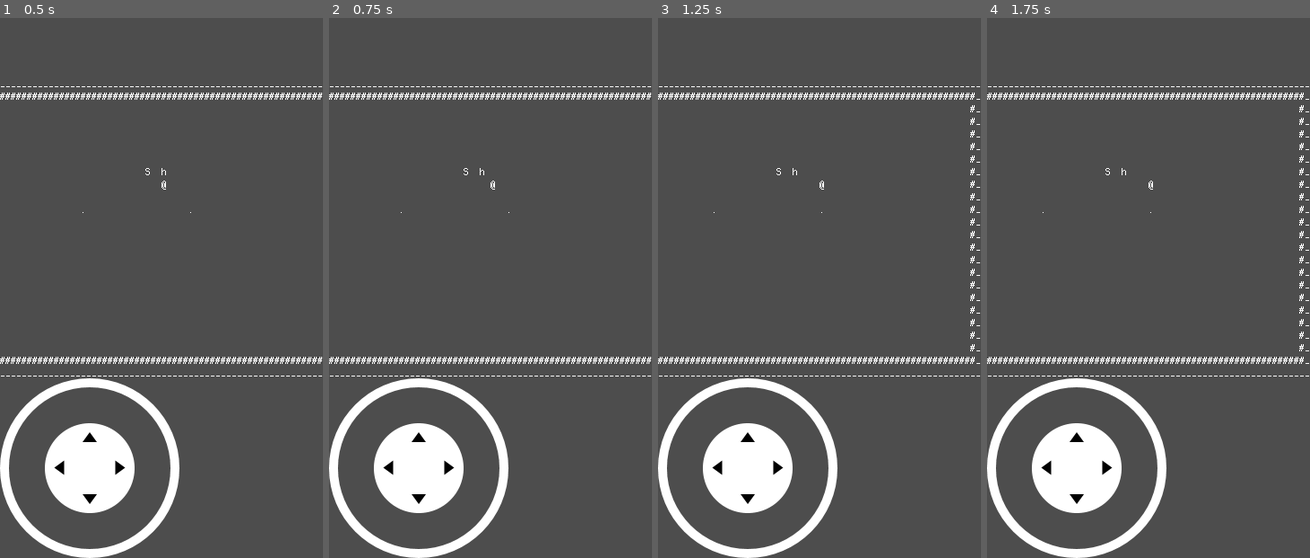
Above: before the commit, frames 1-4 (left to right).
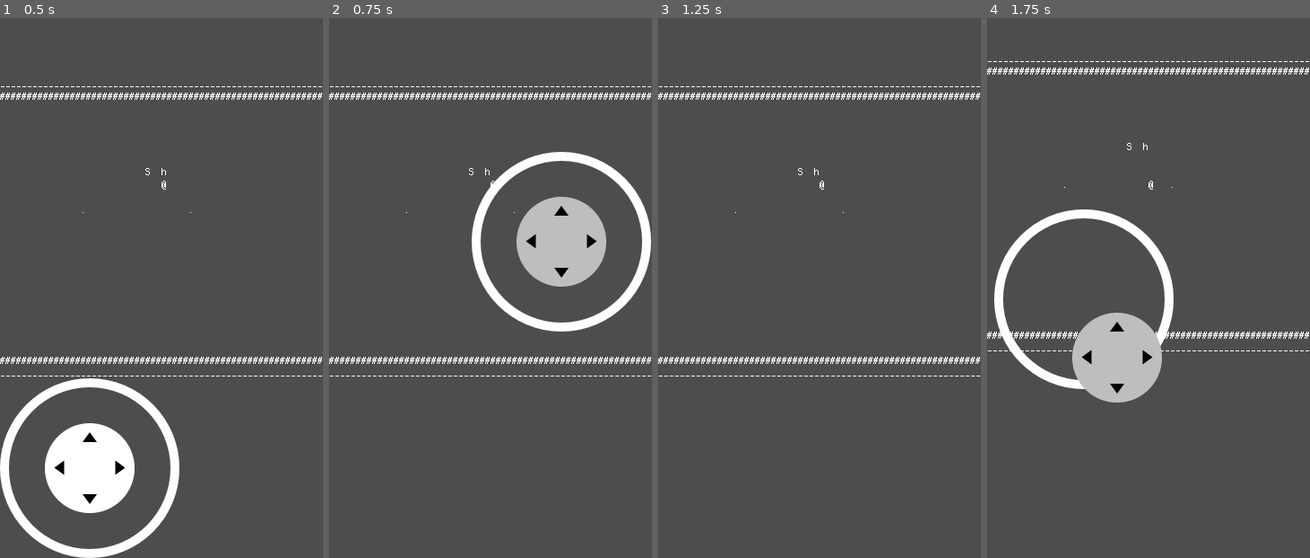
Above: after the commit, the same moments.

Repository: s6industries/project-x
Game: Godot game, scene res://world.tscn
Same seed, same stepped clock (60 frames per second), same inputs: the game is played once before the commit and once after it.
Inputs (mouse positions are in pixels of both pictures, inside the frame that each line leads up to):
- Up to frame 1 (0.5 s): no input
- Up to frame 2 (0.75 s): tap Enter at 0.5 s; move the mouse to (561, 239) at 0.52 s; hold Right (ui_right) from 0.53 s (still down); tap T at 0.6 s; click (561, 239) at 0.67 s
- Up to frame 3 (1.25 s): keep holding Right (ui_right)
- Up to frame 4 (1.75 s): release Right (ui_right) at 1.25 s; drag from (1083, 298) to (1132, 385) at 1.27 s

Frame 1 is identical in both runs. In frame 2, 13% of the frame differs, in the area x 0-100%, y 24-100%; in frame 3, 6.9%; in frame 4, 15%, in the area x 0-100%, y 7-100%.

Commit message:
Clean up code, remove debug statements, change joystick mode back to dynamic.

Diff:
--- a/joystick/joystick.gd
+++ b/joystick/joystick.gd
@@ -46,19 +46,12 @@
 	set(value):
 		_pressed = value
 
-#var _pressed := false setget , is_pressed
-#func is_pressed() -> bool:
-#	return _pressed
-
 # The joystick output.
 var _output: Vector2 = Vector2.ZERO :
 	get:
 		return _output
 	set(value):
 		_output = value
-#var _output := Vector2.ZERO setget , get_output
-#func get_output() -> Vector2:
-#	return _output
 
 #### PRIVATE VARIABLES ####
 
@@ -78,8 +71,6 @@
 
 func _ready() -> void:
 	pass
-	#	if not OS.has_touchscreen_ui_hint() and visibility_mode == VisibilityMode.TOUCHSCREEN_ONLY:
-	#		hide()
 
 func _input(event: InputEvent) -> void:
 	if event is InputEventScreenTouch:
@@ -112,17 +103,13 @@
 
 func _is_point_inside_joystick_area(point: Vector2) -> bool:
 	var scale = get_global_transform_with_canvas().get_scale()
-	print("JOYSTICK_AREA (", global_position.x, ",", global_position.y,") (",  size.x, ",", size.y, ") (",  scale.x, ",", scale.y, ") (", point.x, ",", point.y, ")")
+	# print("JOYSTICK_AREA (", global_position.x, ",", global_position.y,") (",  size.x, ",", size.y, ") (",  scale.x, ",", scale.y, ") (", point.x, ",", point.y, ")")
 	var x_upper_limit = size.x * scale.x + global_position.x
 	var y_upper_limit = size.y * scale.y + global_position.y
-	print("JOYSTICK X LIMITS:", global_position.x, ", ", x_upper_limit)
-	print("JOYSTICK Y LIMITS:", global_position.y, ", ", y_upper_limit)
+	# print("JOYSTICK X LIMITS:", global_position.x, ", ", x_upper_limit)
+	# print("JOYSTICK Y LIMITS:", global_position.y, ", ", y_upper_limit)
 	var x: bool = point.x >= global_position.x and point.x <= x_upper_limit
 	var y: bool = point.y >= global_position.y and point.y <= y_upper_limit
-	if x and y:
-		print("JOYSTICK TRUE!!")
-	else:
-		print("JOYSTICK FALSE!!")
 	return x and y
 
 func _is_point_inside_base(point: Vector2) -> bool:
@@ -152,28 +139,23 @@
 
 
 func _update_input_actions():
-	print("OUTPUT:", _output)
 	# LEFT
 	if _output.x < 0:
-		print("OUTPUT LEFT!")
 		Input.action_press(action_left, -_output.x)
 	elif Input.is_action_pressed(action_left):
 		Input.action_release(action_left)
 	# RIGHT
 	if _output.x > 0:
-		print("OUTPUT RIGHT!")
 		Input.action_press(action_right, _output.x)
 	elif Input.is_action_pressed(action_right):
 		Input.action_release(action_right)
 	# UP
 	if _output.y < 0:
-		print("OUTPUT UP!")
 		Input.action_press(action_up, -_output.y)
 	elif Input.is_action_pressed(action_up):
 		Input.action_release(action_up)
 	# DOWN
 	if _output.y > 0:
-		print("OUTPUT DOWN!")
 		Input.action_press(action_down, _output.y)
 	elif Input.is_action_pressed(action_down):
 		Input.action_release(action_down)
--- a/world.gd
+++ b/world.gd
@@ -85,14 +85,10 @@
 	test_class.hello_world()
 
 
-
-
-
 func potato_life_stage_progressed(id, stage):
 	print("potato_life_stage_progressed: ", id, stage)
 	potato_stage = stage
 	metabots[id][0] = stage
-
 
 
 # Called every frame. 'delta' is the elapsed time since the previous frame.
@@ -110,36 +106,16 @@
 func get_player_input():
 	var x = round(Input.get_action_strength("ui_right") - Input.get_action_strength("ui_left"))
 	var y = round(Input.get_action_strength("ui_down") - Input.get_action_strength("ui_up"))
-	print("GET_PLAYER_INPUT", x, ",", y, " | ", round(x), ",", round(y))
 	if x == 0 and y == 0:
 		return Vector2i.ZERO
-	# Cardinal directions: LEFT, RIGHT, UP, DOWN
+	# Cardinal movement (LEFT, RIGHT, UP, DOWN)
 	if x == 0 or y == 0:
 		return Vector2i(x, y)
-#	if x < 0 and y == 0:
-#		return Vector2i.LEFT
-#	if x > 0 and y == 0:
-#		return Vector2i.RIGHT
-#	if x == 0 and y < 0:
-#		return Vector2i.UP
-#	if x == 0 and y > 0:
-#		return Vector2i.DOWN
-	# Diagonal directions
+	# Diagonal movement
 	diagonal_moving_toggle = !diagonal_moving_toggle
 	if diagonal_moving_toggle:
 		return Vector2i(x, 0)
 	return Vector2i(0, y)
-#	if round(x) == 0 and round(y) == 0:
-#		return
-#	if Input.is_action_pressed("ui_left"):
-#		return Vector2i.LEFT
-#	if Input.is_action_pressed("ui_right"):
-#		return Vector2i.RIGHT
-#	if Input.is_action_pressed("ui_up"):
-#		return Vector2i.UP
-#	if Input.is_action_pressed("ui_down"):
-#		return Vector2i.DOWN
-#	return Vector2i.ZERO
 
 
 func idle_state():
@@ -166,17 +142,10 @@
 		player_marker.position.x = x * FONT_SIZE.x + FONT_OFFSET.x
 		player_marker.position.y = y * FONT_SIZE.y + FONT_OFFSET.y
 
-	# Temp potato. TODO
 	for id in metabots:
 		var pos = metabots[id][1]
 		var stage = metabots[id][0]
 		temp_world[pos[1]][pos[0]] = POTATO_STAGE[stage]
-
-#	for fruit in groceries:
-#    var amount = groceries[fruit]
-
-#	var potato_pos = Vector2i(20, 10)
-#	temp_world[potato_pos[1]][potato_pos[0]] = POTATO_STAGE[potato_stage]
 
 	var world_string = ""
 	for row in temp_world:
--- a/world.tscn
+++ b/world.tscn
@@ -55,3 +55,4 @@
 [node name="CanvasLayer" type="CanvasLayer" parent="."]
 
 [node name="Joystick" parent="CanvasLayer" instance=ExtResource("3_0f2o7")]
+joystick_mode = 1
Not shown: 1 places in world.tscn that only renumber resources
